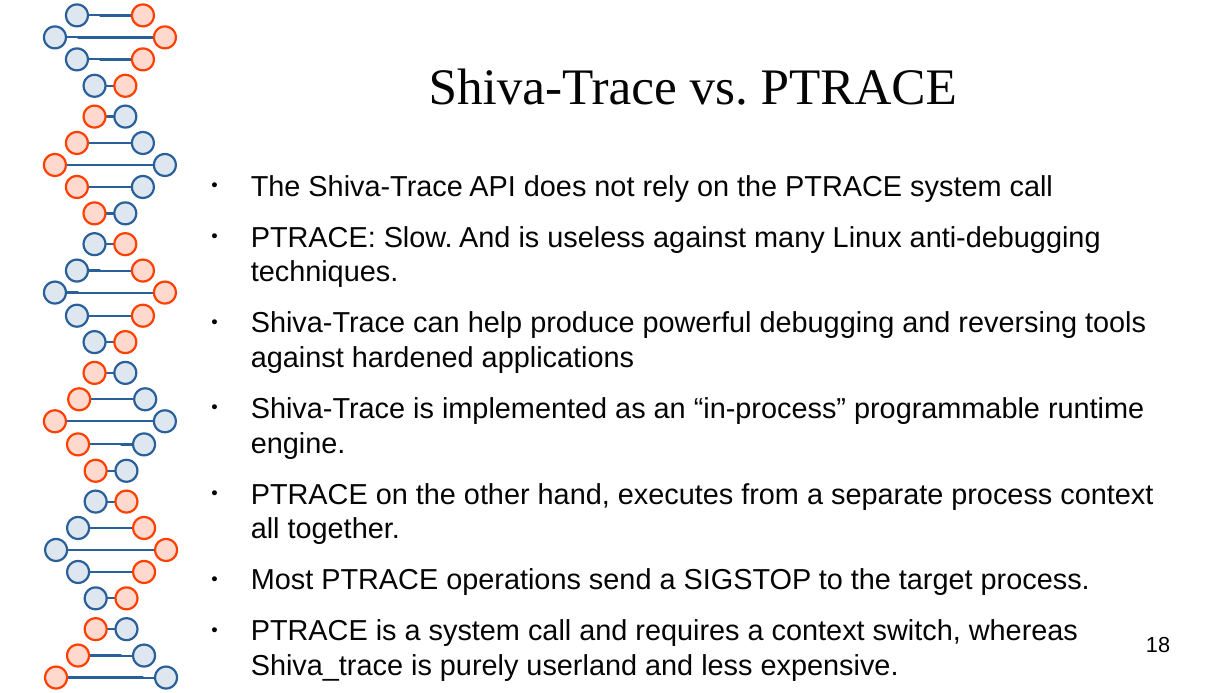
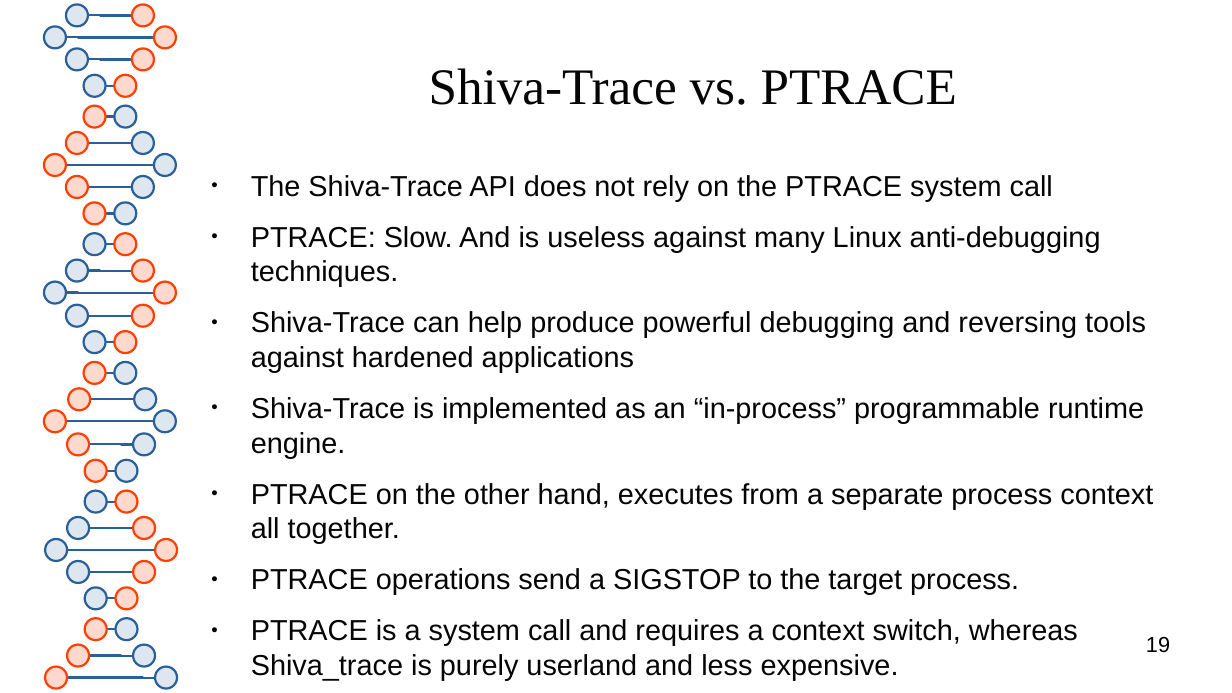
Before and after one commit to elfmaster/shiva, a slide deck: slide 19 of presentation/shiva_runtime.odp (slide 18 before the commit). Drawn at 1232x693 pixels with LibreOffice and Linux fonts; fonts in the diff are those of the drawing. Boxes give left, top, right and bottom in pixels: in the first picture for what was removed or moved away, otherwise in the second. Text is boxed around its words. In the diff, an @@ line names an element or a change of style, - is before the commit and + after.

Commit message:
updated shiva_runtime.odp presentation. 30 slides

```diff
--- a/presentation/shiva_runtime.odp
+++ b/presentation/shiva_runtime.odp
@@ text at box(251, 568, 1019, 595): text changed @@
-● Most PTRACE operations send a SIGSTOP to the target process.
+● PTRACE operations send a SIGSTOP to the target process.
@@ page number at box(1146, 637, 1170, 653): text changed @@
-18
+19
```
Also in this commit, not shown: 5 other slides changed, 8 slides added, 1 other file.
